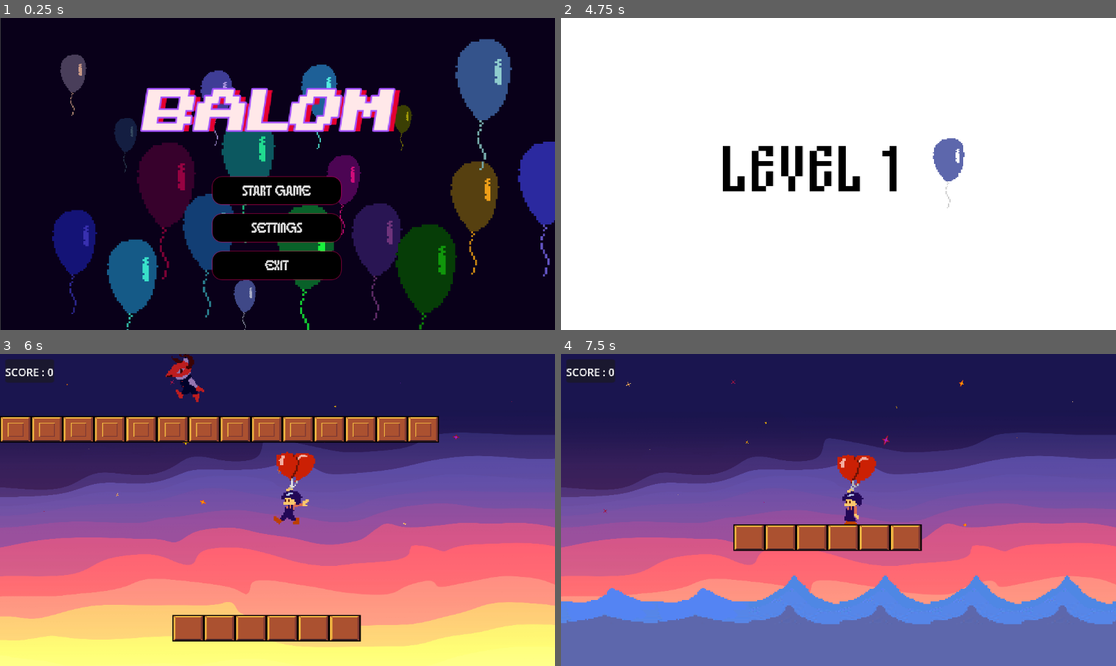
Above: before the commit, frames 1-4 (two rows, left to right).
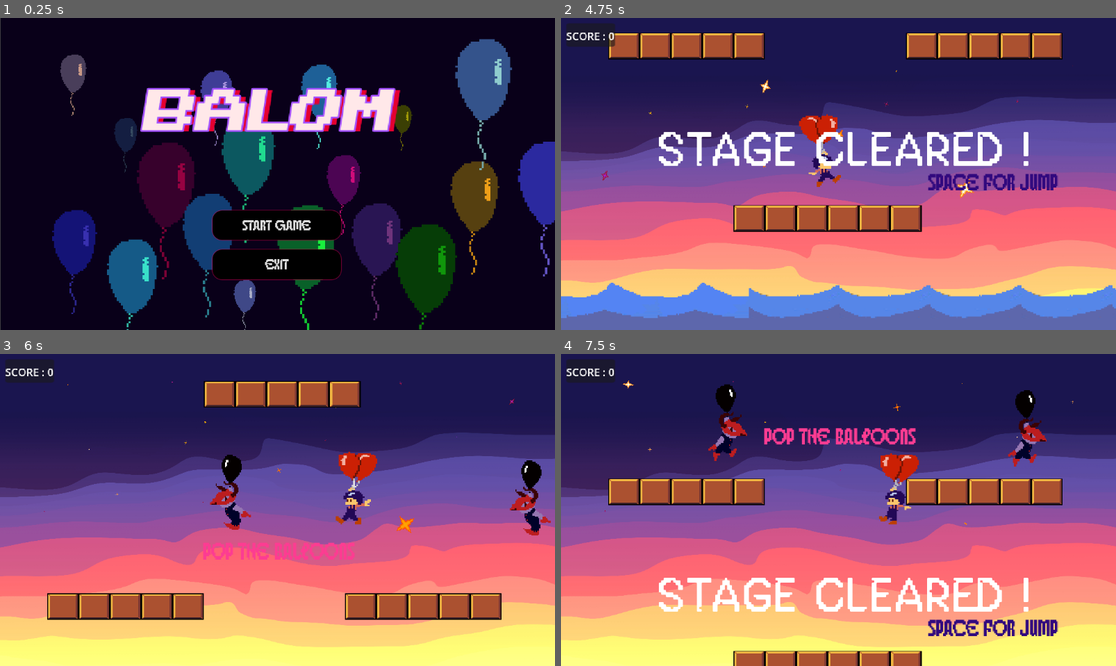
Above: after the commit, the same moments.

Repository: ifrit653/ballon-warrior
Game: Godot game, scene res://Scenes/main menu/main_menu.tscn
Same seed, same stepped clock (60 frames per second), same inputs: the game is played once before the commit and once after it.
Inputs (mouse positions are in pixels of both pictures, inside the frame that each line leads up to):
- Up to frame 1 (0.25 s): no input
- Up to frame 2 (4.75 s): click (838, 227) at 0.5 s, where only the run before the commit has a clickable "Settings"; click (838, 189) at 1.25 s, where only the run before the commit has a clickable "Start game"; tap Enter (ui_accept) at 2, 2.27, 2.57, 2.75, 3.02, 3.32, 3.5, 4.25, 4.52 s; hold Right (ui_right) 2.03-3.53 s; hold Left (ui_left) 3.53-4.28 s; hold Right (ui_right) from 4.28 s (still down)
- Up to frame 3 (6 s): tap Enter (ui_accept) at 4.82, 5.27, 5.57 s; release Right (ui_right) at 5.78 s; hold Left (ui_left) from 5.78 s (still down)
- Up to frame 4 (7.5 s): tap Enter (ui_accept) at 6.02, 6.32 s; release Left (ui_left) at 6.53 s; hold Right (ui_right) 6.53-7.28 s; hold Left (ui_left) from 7.28 s (still down)

The runs differ from the first frame. In frame 1, 3.2% of the frame differs, in the area x 38-62%, y 50-81%; in frame 2, 98%, in the area x 0-100%, y 0-100%; in frame 3, 21%; in frame 4, 36%.

Commit message:
plus que 30 min

Diff:
--- a/Scenes/Level 2.tscn
+++ b/Scenes/Level 2.tscn
@@ -16,6 +16,7 @@
 [ext_resource type="FontFile" uid="uid://c1685htq57nnf" path="res://Assets/Tiles_pack/GomePixel-Rounded.otf" id="14_x8cy6"]
 [ext_resource type="Script" uid="uid://dcggy6ahg2gte" path="res://Scripts/game over.gd" id="15_mln4t"]
 [ext_resource type="AudioStream" uid="uid://vg0nctnklq72" path="res://Assets/completetask_0.mp3" id="16_mln4t"]
+[ext_resource type="FontFile" uid="uid://diy3tb2dqcd7x" path="res://Scenes/main menu/Pixelora - Personal Use.ttf" id="17_efke1"]
 
 [sub_resource type="AtlasTexture" id="AtlasTexture_dpebp"]
 atlas = ExtResource("3_mln4t")
@@ -299,7 +300,6 @@
 stream = ExtResource("14_2mffb")
 volume_db = -5.0
 autoplay = true
-bus = &"Background"
 
 [node name="Stage_cleared_label" type="Label" parent="."]
 anchors_preset = 8
@@ -323,5 +323,27 @@
 [node name="clear" type="AudioStreamPlayer" parent="."]
 stream = ExtResource("16_mln4t")
 
+[node name="Label" type="Label" parent="."]
+offset_left = 710.0
+offset_top = 406.0
+offset_right = 928.0
+offset_bottom = 448.0
+scale = Vector2(1.41284, 1.64102)
+theme_override_colors/font_color = Color(0.191099, 0.0368663, 0.494399, 1)
+theme_override_fonts/font = ExtResource("17_efke1")
+theme_override_font_sizes/font_size = 30
+text = "Space for jump"
+
+[node name="Label2" type="Label" parent="."]
+offset_left = 369.0
+offset_top = 8.0
+offset_right = 587.0
+offset_bottom = 50.0
+scale = Vector2(1.41284, 1.64102)
+theme_override_colors/font_color = Color(0.9917, 0.235388, 0.572084, 1)
+theme_override_fonts/font = ExtResource("17_efke1")
+theme_override_font_sizes/font_size = 30
+text = "Pop the balloons"
+
 [editable path="ArcadeLevel"]
 [editable path="Node2D"]
--- a/Scenes/main menu/main_menu.tscn
+++ b/Scenes/main menu/main_menu.tscn
@@ -125,7 +125,7 @@
 anchor_right = 0.5
 anchor_bottom = 0.5
 offset_left = -135.0
-offset_top = 6.0
+offset_top = 76.0
 offset_right = 132.0
 offset_bottom = 219.0
 grow_horizontal = 2
@@ -144,17 +144,6 @@
 theme_override_styles/normal = SubResource("StyleBoxFlat_rhts7")
 text = "Start game"
 
-[node name="Button2" type="Button" parent="VBoxContainer"]
-layout_mode = 2
-size_flags_vertical = 3
-theme_override_fonts/font = ExtResource("4_ahvv6")
-theme_override_font_sizes/font_size = 30
-theme_override_styles/focus = SubResource("StyleBoxEmpty_7vrkn")
-theme_override_styles/hover = SubResource("StyleBoxFlat_7vrkn")
-theme_override_styles/pressed = SubResource("StyleBoxFlat_fu7sn")
-theme_override_styles/normal = SubResource("StyleBoxFlat_rhts7")
-text = "Settings"
-
 [node name="Button3" type="Button" parent="VBoxContainer"]
 layout_mode = 2
 size_flags_vertical = 3
@@ -338,5 +327,4 @@
 script = ExtResource("10_m8sgx")
 
 [connection signal="pressed" from="VBoxContainer/Button" to="." method="_on_start_pressed"]
-[connection signal="pressed" from="VBoxContainer/Button2" to="." method="_on_settings_pressed"]
 [connection signal="pressed" from="VBoxContainer/Button3" to="." method="_on_exit_pressed"]
--- a/Scripts/titre___level_1.gd
+++ b/Scripts/titre___level_1.gd
@@ -8,4 +8,4 @@
 func _ready():
 	# Wait 4 seconds then change scene
 	await get_tree().create_timer(4.0).timeout
-	get_tree().change_scene_to_file("res://Scenes/Level 4.tscn")
+	get_tree().change_scene_to_file("res://Scenes/Level 2.tscn")
--- a/Scripts/vagues.gd
+++ b/Scripts/vagues.gd
@@ -1,9 +1,9 @@
 extends Node2D
 
 # Movement parameters
-@export var initial_speed: float = 5.0 # Starting speed (pixels per second)
-@export var acceleration: float = 8.0   # How fast the speed increases
-@export var max_speed: float = 100.0   # Maximum speed limit (optional)
+@export var initial_speed: float = 0.0 # Starting speed (pixels per second)
+@export var acceleration: float = 0.0   # How fast the speed increases
+@export var max_speed: float = 0.0   # Maximum speed limit (optional)
 
 # Internal variables
 var current_speed: float
Not shown: 1 places in Scenes/Level 2.tscn that only renumber resources
